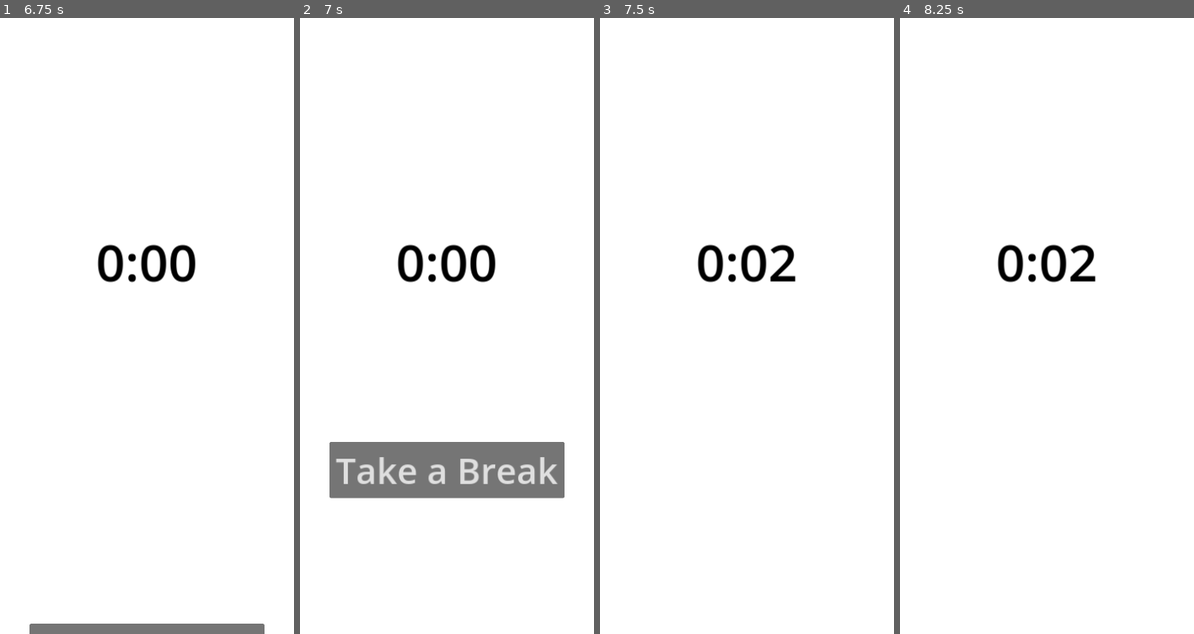
Above: before the commit, frames 1-4 (left to right).
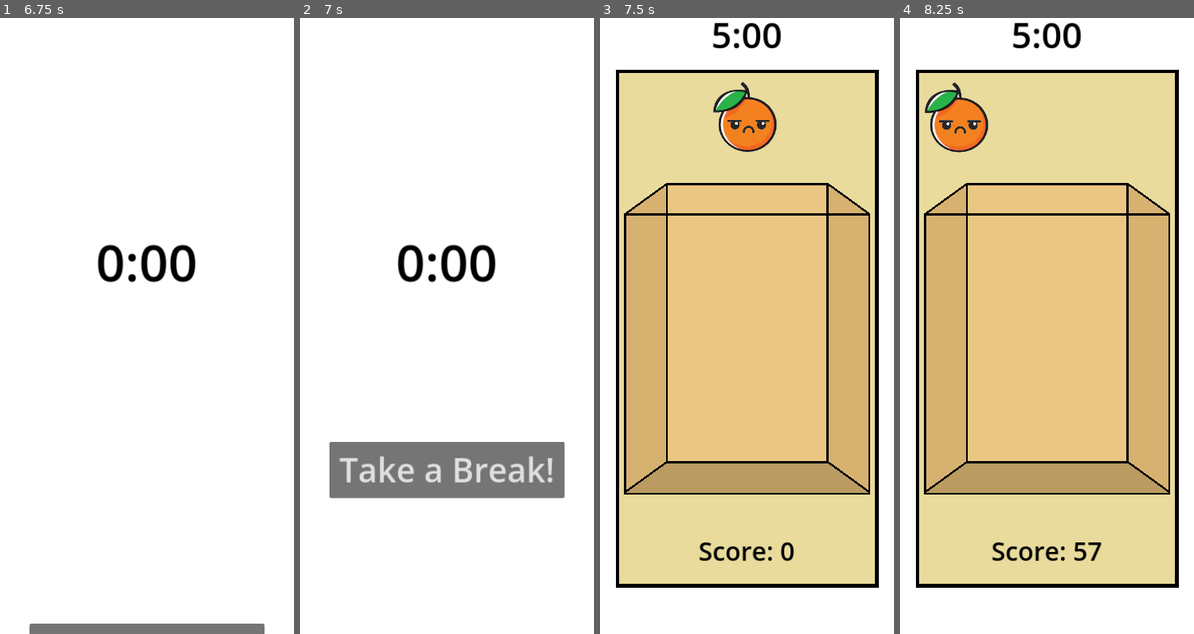
Above: after the commit, the same moments.

Repository: RunDMC2/PomoDojo
Game: Godot game, scene res://Scenes/main_manu.tscn
Same seed, same stepped clock (60 frames per second), same inputs: the game is played once before the commit and once after it.
Inputs (mouse positions are in pixels of both pictures, inside the frame that each line leads up to):
- Up to frame 1 (6.75 s): click "Start" at 0.5 s; click "Back" at 1.25 s; click "Start" at 2 s; click "Study" at 2.75 s; move the mouse to (211, 282) at 3.52 s; click (211, 282) at 3.6 s; tap Enter at 4.25, 6.5 s; move the mouse to (88, 344) at 4.27 s; click (88, 344) at 4.35 s; tap Space at 5 s; move the mouse to (176, 172) at 5.02 s; click (176, 172) at 5.1 s; move the mouse to (132, 443) at 5.77 s; click (132, 443) at 5.85 s; move the mouse to (235, 412) at 6.52 s; click (235, 412) at 6.6 s
- Up to frame 2 (7 s): no input
- Up to frame 3 (7.5 s): click "Take a Break" (after the commit: "Take a Break!") at 7.25 s
- Up to frame 4 (8.25 s): tap Space at 8 s; move the mouse to (958, 221) at 8.02 s; click (958, 221) at 8.1 s

Frame 1 is identical in both runs. In frame 2, 1.3% of the frame differs, in the area x 12-88%, y 71-76%; in frame 3, 76%, in the area x 5-95%, y 0-93%; in frame 4, 76%.

Commit message:
fruit merge minigame func, added bare bones study loop

Diff:
--- a/Minigames/Fruit Merge/Scenes/fruit.tscn
+++ b/Minigames/Fruit Merge/Scenes/fruit.tscn
@@ -18,6 +18,7 @@
 
 [node name="CollisionShape2D" type="CollisionShape2D" parent="RigidBody2D"]
 shape = SubResource("CircleShape2D_4rsyt")
+disabled = true
 
 [node name="Sprite2D" type="Sprite2D" parent="RigidBody2D"]
 position = Vector2(2, 2)
--- a/Minigames/Fruit Merge/Scenes/fruit_merge_game.tscn
+++ b/Minigames/Fruit Merge/Scenes/fruit_merge_game.tscn
@@ -20,12 +20,15 @@
 [node name="Background" type="Node2D" parent="."]
 
 [node name="ColorRect" type="ColorRect" parent="Background"]
-offset_right = 576.0
-offset_bottom = 1248.0
+offset_left = 38.0
+offset_top = 150.0
+offset_right = 538.0
+offset_bottom = 1150.0
 color = Color(0.91, 0.85995, 0.6097, 1)
 
 [node name="Box" type="Node2D" parent="."]
-position = Vector2(0, 30)
+position = Vector2(15, 45)
+scale = Vector2(0.95, 0.95)
 
 [node name="StaticBody2D" type="StaticBody2D" parent="Box"]
 
@@ -143,79 +146,46 @@
 rotation = 1.5708
 shape = SubResource("RectangleShape2D_5cnjk")
 
-[node name="Win or Loss Screen" type="Node2D" parent="."]
+[node name="Game Over Screen" type="Node2D" parent="."]
 z_index = 4
 
-[node name="Background" type="ColorRect" parent="Win or Loss Screen"]
+[node name="Background" type="ColorRect" parent="Game Over Screen"]
 modulate = Color(0.5, 0.5, 0.5, 0)
 z_index = 2
 offset_right = 576.0
 offset_bottom = 1248.0
 
-[node name="Loss Screen" type="Node2D" parent="Win or Loss Screen"]
+[node name="Loss Screen" type="Node2D" parent="Game Over Screen"]
 z_index = 5
 position = Vector2(-600, 0)
 
-[node name="ButtonsVBoxContainer" type="VBoxContainer" parent="Win or Loss Screen/Loss Screen"]
+[node name="ButtonsVBoxContainer" type="VBoxContainer" parent="Game Over Screen/Loss Screen"]
 z_index = 5
-offset_left = 171.5
+offset_left = 85.0
 offset_top = 800.0
-offset_right = 404.5
+offset_right = 485.0
 offset_bottom = 958.0
 
-[node name="Try Again" type="Button" parent="Win or Loss Screen/Loss Screen/ButtonsVBoxContainer"]
+[node name="Keep Studying" type="Button" parent="Game Over Screen/Loss Screen/ButtonsVBoxContainer"]
 layout_mode = 2
 theme_override_colors/font_color = Color(1, 1, 1, 1)
 theme_override_font_sizes/font_size = 50
-text = "Try Again"
-
-[node name="Exit" type="Button" parent="Win or Loss Screen/Loss Screen/ButtonsVBoxContainer"]
+text = "Keep Studying"
+
+[node name="Exit" type="Button" parent="Game Over Screen/Loss Screen/ButtonsVBoxContainer"]
 layout_mode = 2
 theme_override_colors/font_color = Color(1, 1, 1, 1)
 theme_override_font_sizes/font_size = 50
 text = "Exit"
 
-[node name="Game Over" type="Label" parent="Win or Loss Screen/Loss Screen"]
+[node name="Game Over" type="Label" parent="Game Over Screen/Loss Screen"]
 offset_left = 38.0
 offset_top = 150.0
 offset_right = 538.0
 offset_bottom = 260.0
 theme_override_colors/font_color = Color(1, 1, 1, 1)
 theme_override_font_sizes/font_size = 80
-text = "Game Over..."
-horizontal_alignment = 1
-
-[node name="Win Screen" type="Node2D" parent="Win or Loss Screen"]
-z_index = 5
-position = Vector2(-600, 0)
-
-[node name="ButtonsVBoxContainer" type="VBoxContainer" parent="Win or Loss Screen/Win Screen"]
-z_index = 5
-offset_left = 171.5
-offset_top = 800.0
-offset_right = 404.5
-offset_bottom = 958.0
-
-[node name="Try Again" type="Button" parent="Win or Loss Screen/Win Screen/ButtonsVBoxContainer"]
-layout_mode = 2
-theme_override_colors/font_color = Color(1, 1, 1, 1)
-theme_override_font_sizes/font_size = 50
-text = "Try Again"
-
-[node name="Exit" type="Button" parent="Win or Loss Screen/Win Screen/ButtonsVBoxContainer"]
-layout_mode = 2
-theme_override_colors/font_color = Color(1, 1, 1, 1)
-theme_override_font_sizes/font_size = 50
-text = "Exit"
-
-[node name="You Win" type="Label" parent="Win or Loss Screen/Win Screen"]
-offset_left = 38.0
-offset_top = 150.0
-offset_right = 538.0
-offset_bottom = 260.0
-theme_override_colors/font_color = Color(1, 1, 1, 1)
-theme_override_font_sizes/font_size = 80
-text = "You Win!"
+text = "Break Over!"
 horizontal_alignment = 1
 
 [node name="ScoreContainer" type="VBoxContainer" parent="."]
@@ -234,16 +204,6 @@
 horizontal_alignment = 1
 autowrap_mode = 3
 
-[node name="Highscore" type="Label" parent="ScoreContainer"]
-layout_mode = 2
-theme_override_colors/font_color = Color(0, 0, 0, 1)
-theme_override_font_sizes/font_size = 50
-text = "Highscore:"
-horizontal_alignment = 1
-autowrap_mode = 3
-
 [connection signal="body_entered" from="DeathPlanes/Area2D" to="." method="_on_death_plane_entered"]
-[connection signal="pressed" from="Win or Loss Screen/Loss Screen/ButtonsVBoxContainer/Try Again" to="." method="_on_try_again_pressed"]
-[connection signal="pressed" from="Win or Loss Screen/Loss Screen/ButtonsVBoxContainer/Exit" to="." method="_on_exit_pressed"]
-[connection signal="pressed" from="Win or Loss Screen/Win Screen/ButtonsVBoxContainer/Try Again" to="." method="_on_try_again_pressed"]
-[connection signal="pressed" from="Win or Loss Screen/Win Screen/ButtonsVBoxContainer/Exit" to="." method="_on_exit_pressed"]
+[connection signal="pressed" from="Game Over Screen/Loss Screen/ButtonsVBoxContainer/Keep Studying" to="." method="_on_keep_studying_pressed"]
+[connection signal="pressed" from="Game Over Screen/Loss Screen/ButtonsVBoxContainer/Exit" to="." method="_on_exit_pressed"]
--- a/Minigames/Fruit Merge/Scripts/fruit_merge_game.gd
+++ b/Minigames/Fruit Merge/Scripts/fruit_merge_game.gd
@@ -8,8 +8,11 @@
 var smallest_scale = 0.075
 var radius_scale_diff = 1.175
 var score = 0
-var highscore = 0
 var game_over = false
+
+var fruit_spawn_height = 250
+var left_barrier = 55
+var right_barrier = 525
 
 var new_fruit_load_time : float = 0.5
 
@@ -17,25 +20,24 @@
 # Called every frame. 'delta' is the elapsed time since the previous frame.
 func _process(delta: float) -> void:
 	$ScoreContainer/Score.text = "Score: " + str(score)
-	$ScoreContainer/Highscore.text = "Highscore: " + str(highscore)
 
 	if game_over:
 		return
 	if !fruit_spawned:  # creates single fruit to be dropped
 		var fruit = fruitObj.instantiate()
 		var random_scaling = 0
-		random_scaling = radius_scale_diff ** randi_range(0, 3)
+		random_scaling = radius_scale_diff ** randi_range(0, 4)
 		fruit.get_node("RigidBody2D/CollisionShape2D").shape.radius = smallest_radius * random_scaling
 		fruit.get_node("RigidBody2D/Sprite2D").scale = Vector2(smallest_scale * random_scaling, smallest_scale * random_scaling)
 
 		var mouse_pos_x = get_viewport().get_mouse_position()[0]
 		var fruit_rad = snapped(fruit.get_node("RigidBody2D/CollisionShape2D").shape.radius, 1)
 
-		if mouse_pos_x <= 37 + fruit_rad:
-			mouse_pos_x = 38 + fruit_rad
-		elif mouse_pos_x >= 538 - fruit_rad:
-			mouse_pos_x = 538 - fruit_rad
-		fruit.get_node("RigidBody2D").position = Vector2(mouse_pos_x, 100)
+		if mouse_pos_x <= left_barrier + fruit_rad:
+			mouse_pos_x = left_barrier + 1 + fruit_rad
+		elif mouse_pos_x >= right_barrier - fruit_rad:
+			mouse_pos_x = right_barrier - fruit_rad
+		fruit.get_node("RigidBody2D").position = Vector2(mouse_pos_x, fruit_spawn_height)
 
 		fruit.set_fruit_image(smallest_radius, smallest_scale, radius_scale_diff)
 
@@ -46,24 +48,25 @@
 	if selected_fruit != null and selected_fruit.get_node("RigidBody2D").freeze:  # freezes fruit in air and follows mouse
 		var mouse_pos_x = get_viewport().get_mouse_position()[0]
 		var fruit_rad = snapped(selected_fruit.get_node("RigidBody2D/CollisionShape2D").shape.radius, 1)
-		if mouse_pos_x > 37 + fruit_rad and mouse_pos_x < 539 - fruit_rad:
-			selected_fruit.get_node("RigidBody2D").position = Vector2(mouse_pos_x, 100)
+		if mouse_pos_x > left_barrier - 1 + fruit_rad and mouse_pos_x < right_barrier + 1 - fruit_rad:
+			selected_fruit.get_node("RigidBody2D").position = Vector2(mouse_pos_x, fruit_spawn_height)
 
 	if selected_fruit != null:
-		if Input.is_action_just_pressed("mouse") and selected_fruit.get_node("RigidBody2D").freeze:  # sets fruit osition to whereever you click (enables just clicking for positioning
+		if Input.is_action_just_pressed("mouse") and selected_fruit.get_node("RigidBody2D").freeze:  # sets fruit position to whereever you click (enables just clicking for positioning)
 			var mouse_pos_x = get_viewport().get_mouse_position()[0]
 			var fruit_rad = snapped(selected_fruit.get_node("RigidBody2D/CollisionShape2D").shape.radius, 1)
 
-			if mouse_pos_x <= 37 + fruit_rad:
-				mouse_pos_x = 38 + fruit_rad
-			elif mouse_pos_x >= 538 - fruit_rad:
-				mouse_pos_x = 538 - fruit_rad
-			selected_fruit.get_node("RigidBody2D").position = Vector2(mouse_pos_x, 100)
+			if mouse_pos_x <= left_barrier + fruit_rad:
+				mouse_pos_x = left_barrier + 1 + fruit_rad
+			elif mouse_pos_x >= right_barrier - fruit_rad:
+				mouse_pos_x = right_barrier - fruit_rad
+			selected_fruit.get_node("RigidBody2D").position = Vector2(mouse_pos_x, fruit_spawn_height)
 
 	if selected_fruit != null:
 		if Input.is_action_just_released("mouse") and selected_fruit.get_node("RigidBody2D").freeze:  # lets fruit fall
 			score += snapped(selected_fruit.get_node("RigidBody2D/CollisionShape2D").shape.radius, 1)
 			selected_fruit.get_node("RigidBody2D").freeze = false
+			selected_fruit.get_node("RigidBody2D/CollisionShape2D").set_deferred("disabled", false)
 			await get_tree().create_timer(new_fruit_load_time).timeout
 			fruit_spawned = false
 
@@ -105,31 +108,26 @@
 	fruit.set_fruit_image(smallest_radius, smallest_scale, radius_scale_diff)
 
 	fruit.get_node("RigidBody2D").freeze = false
+	fruit.get_node("RigidBody2D/CollisionShape2D").set_deferred("disabled", false)
+
 	add_child(fruit)
 	score += snapped(fruit.get_node("RigidBody2D/CollisionShape2D").shape.radius, 1)
 
+	# win trigger for standalone minigame
+	"""
 	if snapped(fruit.get_node("RigidBody2D/CollisionShape2D").shape.radius, 1) == snapped(smallest_radius * (radius_scale_diff ** 10), 1):
 		if !game_over:
 			win()
-
+	"""
 
 func _on_death_plane_entered(body: Node2D) -> void:
 	if !game_over:
-		lose()
-
-func lose():
-	game_over = true
-	var opac_tween = create_tween()
-	opac_tween.tween_property($"Win or Loss Screen/Background", "modulate:a", 0.75, 0.5).set_ease(Tween.EASE_IN_OUT)
+		pass
+		###TODO: make this take away score
 
 
-	await get_tree().create_timer(1).timeout
-
-	var move_tween = create_tween()
-	move_tween.tween_property($"Win or Loss Screen/Loss Screen", "position:x", 0, 1).set_ease(Tween.EASE_IN_OUT)
-
-
-func win():
+# YOU CAN NEVER WIN HAHAAHA
+"""func win():
 	game_over = true
 	await get_tree().create_timer(1).timeout
 	var opac_tween = create_tween()
@@ -139,11 +137,23 @@
 
 	var move_tween = create_tween()
 	move_tween.tween_property($"Win or Loss Screen/Win Screen", "position:x", 0, 1).set_ease(Tween.EASE_IN_OUT)
+"""
+
+func lose():
+	game_over = true
+	var opac_tween = create_tween()
+	opac_tween.tween_property($"Game Over Screen/Background", "modulate:a", 0.75, 0.5).set_ease(Tween.EASE_IN_OUT)
+
+
+	await get_tree().create_timer(1).timeout
+
+	var move_tween = create_tween()
+	move_tween.tween_property($"Game Over Screen/Loss Screen", "position:x", 0, 1).set_ease(Tween.EASE_IN_OUT)
 
 
 func _on_exit_pressed() -> void:
-	pass
+	get_tree().change_scene_to_file("res://Scenes/main_manu.tscn")
 
 
-func _on_try_again_pressed() -> void:
-	get_tree().change_scene_to_file("res://Minigames/Fruit Merge/Scenes/fruit_merge_game.tscn")
+func _on_keep_studying_pressed() -> void:
+	get_tree().change_scene_to_file("res://Scenes/study_screen.tscn")
--- a/Scenes/break_screen.tscn
+++ b/Scenes/break_screen.tscn
@@ -1,9 +1,37 @@
-[gd_scene format=3 uid="uid://cwl0wn8qqlx88"]
+[gd_scene load_steps=3 format=3 uid="uid://cwl0wn8qqlx88"]
 
-[node name="break_screen" type="Node2D"]
+[ext_resource type="Script" path="res://Scripts/break_screen.gd" id="1_6iq1d"]
+[ext_resource type="Script" path="res://Scripts/break_timer_label.gd" id="1_sc3qu"]
+
+[node name="BreakScreen" type="Node2D"]
+script = ExtResource("1_6iq1d")
 
 [node name="Background" type="Node2D" parent="."]
 
 [node name="ColorRect" type="ColorRect" parent="Background"]
 offset_right = 576.0
 offset_bottom = 1248.0
+
+[node name="ColorRect2" type="ColorRect" parent="Background"]
+offset_left = 31.0
+offset_top = 143.0
+offset_right = 546.0
+offset_bottom = 1157.0
+color = Color(0, 0, 0, 1)
+
+[node name="BreakTimer" type="Node2D" parent="."]
+
+[node name="BreakTimer" type="Timer" parent="BreakTimer"]
+wait_time = 301.0
+one_shot = true
+autostart = true
+
+[node name="BreakTimerLabel" type="Label" parent="BreakTimer"]
+offset_left = 163.0
+offset_top = 25.0
+offset_right = 413.0
+offset_bottom = 121.0
+theme_override_colors/font_color = Color(0, 0, 0, 1)
+theme_override_font_sizes/font_size = 70
+horizontal_alignment = 1
+script = ExtResource("1_sc3qu")
--- a/Scenes/study_screen.tscn
+++ b/Scenes/study_screen.tscn
@@ -1,6 +1,6 @@
 [gd_scene load_steps=3 format=3 uid="uid://cm6dv2ufen6ni"]
 
-[ext_resource type="Script" path="res://Scripts/label.gd" id="1_l76j0"]
+[ext_resource type="Script" path="res://Scripts/study_timer_label.gd" id="1_l76j0"]
 [ext_resource type="Script" path="res://Scripts/take_break_button.gd" id="2_kl2ew"]
 
 [node name="StudyScreen" type="Node2D"]
@@ -33,8 +33,8 @@
 offset_top = 1260.0
 offset_right = 518.0
 offset_bottom = 1370.0
-theme_override_font_sizes/font_size = 70
-text = "Take a Break"
+theme_override_font_sizes/font_size = 65
+text = "Take a Break!"
 script = ExtResource("2_kl2ew")
 
 [connection signal="pressed" from="TakeBreakButton" to="TakeBreakButton" method="_on_pressed"]
--- /dev/null
+++ b/Scripts/break_screen.gd
@@ -0,0 +1,11 @@
+extends Node2D
+
+
+# Called when the node enters the scene tree for the first time.
+func _ready() -> void:
+	# TODO: Generate random minigame not just this one
+	var minigameObj = preload("res://Minigames/Fruit Merge/Scenes/fruit_merge_game.tscn")
+
+	var minigame = minigameObj.instantiate()
+
+	add_child(minigame)
--- /dev/null
+++ b/Scripts/break_timer_label.gd
@@ -0,0 +1,25 @@
+extends Label
+
+
+# Called every frame. 'delta' is the elapsed time since the previous frame.
+func _process(delta: float) -> void:
+	# 5 min timer done
+	if $"../BreakTimer".time_left == 0 and !$"../BreakTimer".autostart:  # check autostart so this only runs once
+		$"../BreakTimer".autostart = true  # change autostart simply to only run this tween code once
+
+		for node in $"../..".get_children():
+			if node.has_method("lose"):
+				node.lose()
+
+	# counts down timer
+	var time : int = int($"../BreakTimer".time_left)
+	var time_text : String
+
+	var minutes : String = str((time - (time % 60)) / 60)
+	var seconds : String = str(time % 60)
+
+	if seconds.length() == 1:
+		seconds = "0" + seconds
+
+	time_text = minutes + ":" + seconds
+	$".".text = time_text
--- a/Scripts/take_break_button.gd
+++ b/Scripts/take_break_button.gd
@@ -2,4 +2,4 @@
 
 
 func _on_pressed() -> void:
-	get_tree().change_scene_to_file("res://Scenes/study_screen.tscn")
+	get_tree().change_scene_to_file("res://Scenes/break_screen.tscn")
Renamed: Scripts/label.gd -> Scripts/study_timer_label.gd
